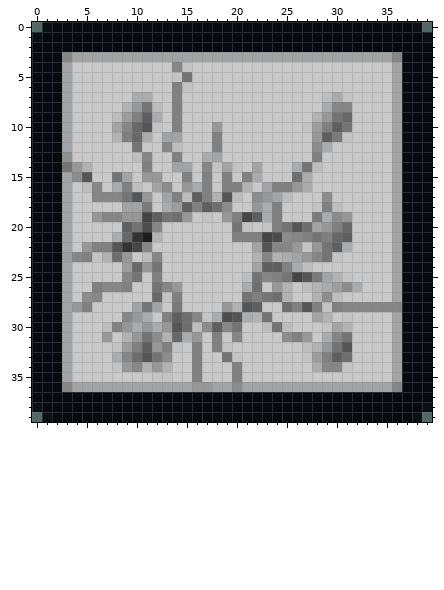
File history of a pixel-art sprite, assets/Paredes/pared-4-10.png. Above: the version before the commit.
The file is 40x40 pixels. Colours within 5 levels of each other are drawn and written as one.
And afterwards:
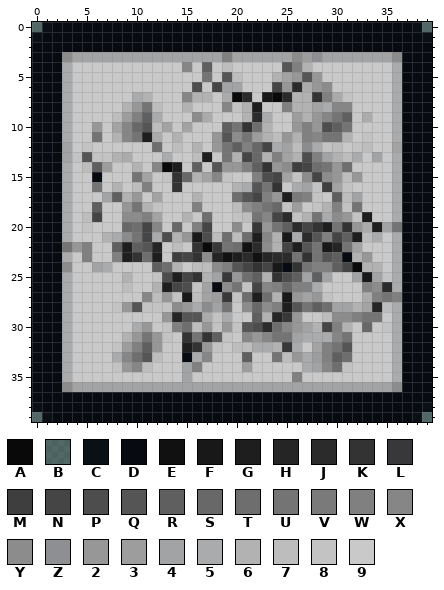
Palette (. is transparent): A #09090a  B #060a117a  C #070a11f7  D #070a11  E #111112  F #181818  G #1e1e1f  H #252526  J #2b2b2b  K #333334  L #38383a  M #3e3e3e  N #454545  P #4d4d4e  Q #555555  R #5f5f5f  S #686868  T #6e6e6e  U #747474  V #7a7a7a  W #808080  X #868686  Y #8c8c8c  Z #8e8f92  2 #979797  3 #9d9d9d  4 #a2a3a4  5 #aaabac  6 #b2b2b2  7 #bdbdbd  8 #c3c3c3  9 #c9c9c9
Changes in this commit:
Changed rows in their new state; - is an unchanged pixel.
first column x 2:
 3 -Y---------------W------Y3Z-------Y
 4 -5----------9X-R-7-----QW6--------5
 5 -5----------99-U-Q7---642Q2-------5
 6 -5----------99P-N44---N2J52Y------5
 7 -5-------6--9X66-5AJ-FAJ66KW------5
 8 -5----------96---X86G--W664-------5
 9 -5----------9-Y5---6J5--362X-R-5--5
10 -5--2-----7494--9RUKT6--2W2P------5
11 -5--U--XUG596---2QYU36726WXUU6-8--5
12 ---8----9-T9--6-2URWSN547Y587-87---
13 D48Q886599-59-7G9U6NS6W46P-4675-4-5
14 -597R3--69XAG9R9Q22WRK2YMNTU2T----5
15 -599D-99U498KS64X8-9WPN48YNY272---5
16 -5-9U-69-W99K999-965QUK9548M48----5
17 -5--94R62949996999TQNW2GVW89R74---5
18 -5--R--2U68999-9997YWUS83--6W8U---5
19 -5-7N99YYW4996-T-987UXNJ86U---8G--5
20 -5-8---STN--S-WN--Y9L2URJNKGUK25G4U
21 -5---6-YUN5P62FP7T7TGX6F5JQ-N-G75-5
22 -U2W99RGRQH-7-KALUTEJY6NGQUFHU4---5
23 -59-99WGKTG-MNKYHEGJEHJJUKUQRD62--5
24 -Y--45-999RT6-77YWQNKNFDKUWWRNA66-5
25 -5-----69-8PGNK64L2TR6KPR4R-994F485
26 -5--9997--6GNP84DYU8NXWSWW59999WYJ5
27 -5-99----X728F743L8TGT6F24289--5WUW
28 -599--82Q888Y25Y4U9YSYWGQURT4464H75
29 -5-----999-2HQQ58599R6HL2-97YYWUU-5
30 -5---999--98W--2828QPJTX246NW--S-85
31 -5---9----289KUKR89X2XUU455-------5
32 -5---------99GK28977556L594W------5
33 -5--------79-D5X-99R--U725--------5
34 -5-------799-4----93-----54-T-----5
35 -5--------99-49---9-----W---------5
36 -Y------------44--4---------------Y
Changed places in both pictures, as pixel boxes (x1, y1, x2, y2):
changed: (52, 52, 402, 392)
